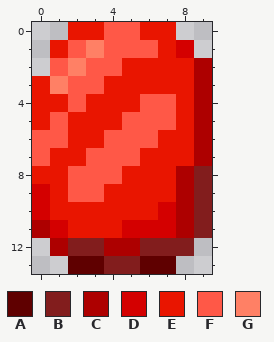
Two versions of one pixel-art file, Assets/Sprites/Gemstones/Small/Oval_Small.aseprite. This is how it looked before the edit.
10x14 pixels, 1 frame.
Palette (. is transparent): A #5f0000  B #821d1d  C #ad0000  D #d40000  E #e91500  F #ff5847  G #ff8065
The same view after the edit:
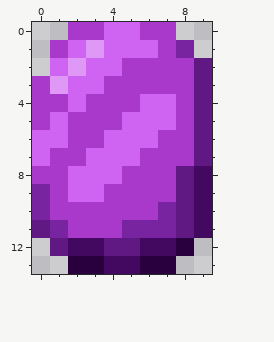
From old to new:
layer "Yellow" now shown
layer "Green" now shown
layer "Blue" now shown
layer "Purple" now shown
colour A: #5f0000 -> #29003d
colour B: #821d1d -> #43085f
colour C: #ad0000 -> #601982
colour D: #d40000 -> #7823a0
colour E: #e91500 -> #a939cb
colour F: #ff5847 -> #d064f2
colour G: #ff8065 -> #e098f6
Changed rows in their new state; - is a pixel that keeps its letter.
Layer "Purple":
first column x 8:
12 A
